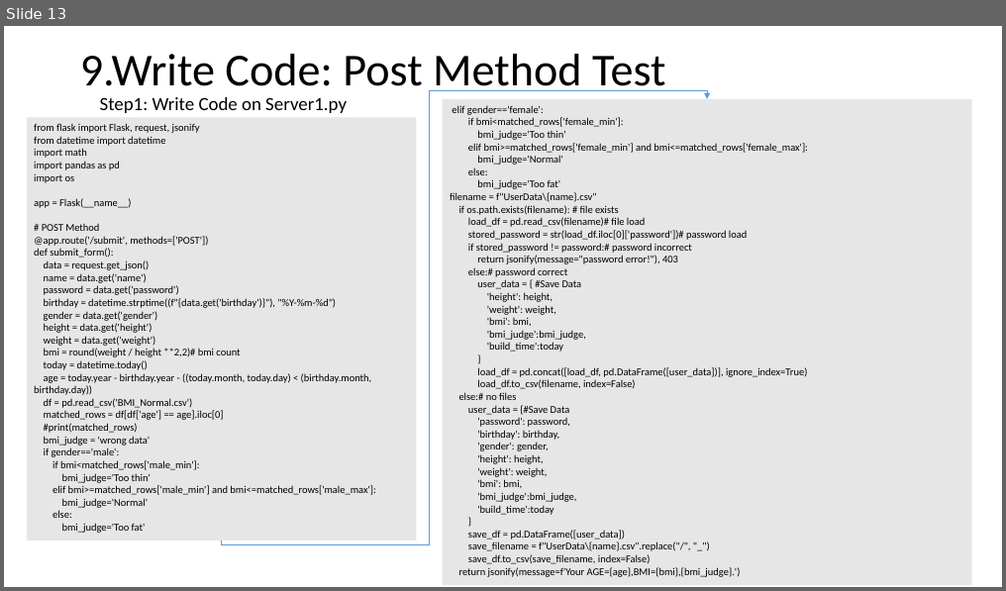
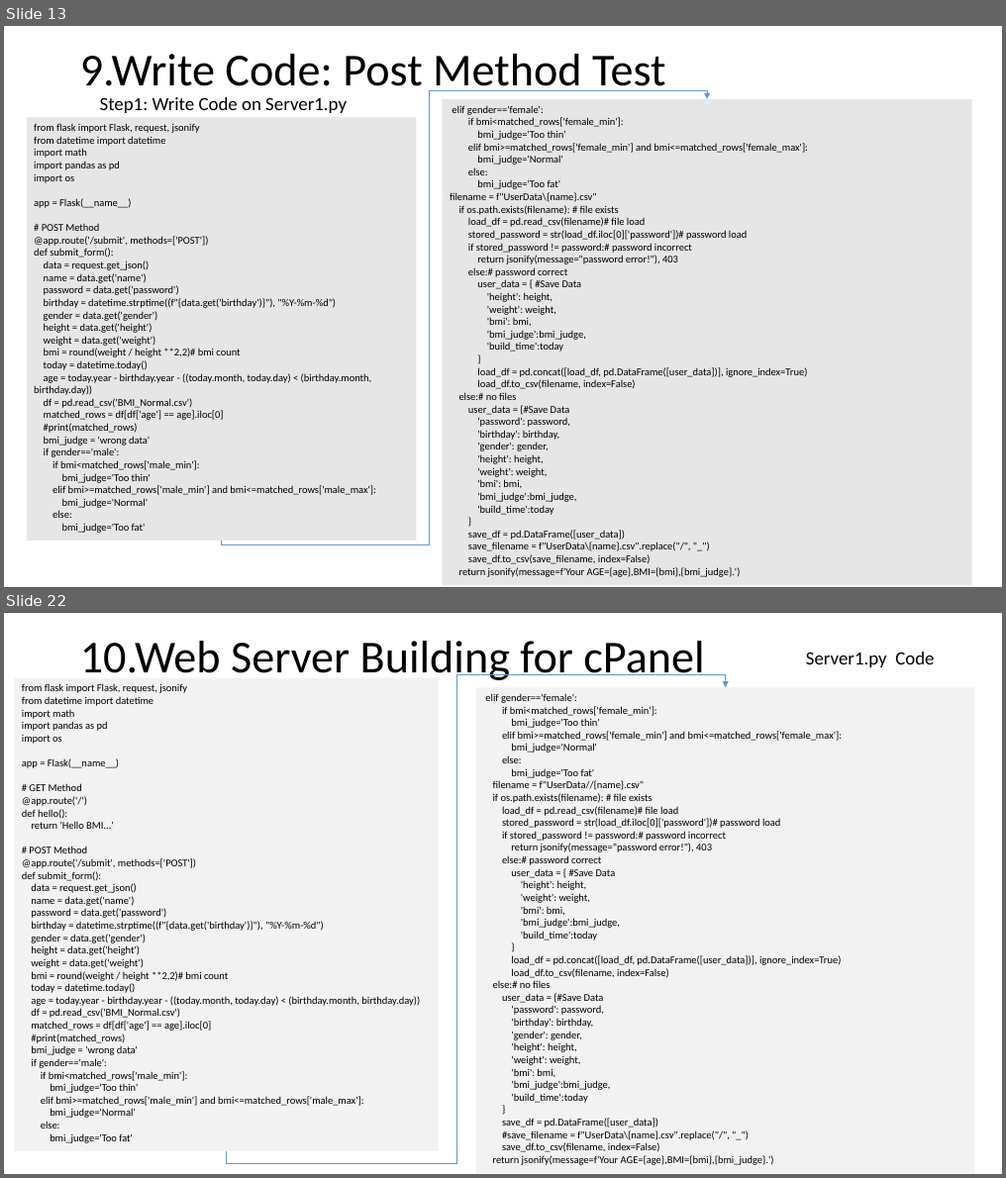
Before and after one commit to Chen-Wi-Ki/FlaskServerTeach, a slide deck: PythonFlask/Teach.pptx. Shown one above the other, each under a label of ours: slide 13 before the commit, slides 13 and 22 after it; the slides between them are not shown. The pictures are 1006x591 and 1006x1178 pixels, drawn with LibreOffice and Linux fonts; fonts in the diff are those of the drawing. Boxes give left, top, right and bottom in pixels: in the first picture for what was removed or moved away, otherwise in the second. Text is boxed around its words. In the diff, an @@ line names an element or a change of style, - is before the commit and + after.

Commit message:
Teach of Web Server Building for cPanel

```diff
--- a/PythonFlask/Teach.pptx
+++ b/PythonFlask/Teach.pptx
@@ slide 22 added at [4, 613, 1002, 1174], background #FFFFFF @@
@@ title added at [80, 641, 704, 683], 44 pt, text #000000 @@
+10.Web Server Building for cPanel
@@ text added at [806, 652, 934, 667], 18 pt, text #000000 @@
+Server1.py Code
@@ rectangle added at [15, 678, 439, 1152], fill #F2F2F2, 10 pt, text #000000 @@
+from flask import Flask, request, jsonify
+from datetime import datetime
+import math
+import pandas as pd
+import os
+app = Flask(__name__)
+# GET Method
+@app.route('/')
+def hello():
+return 'Hello BMI...'
+# POST Method
+@app.route('/submit', methods=['POST'])
+def submit_form():
+data = request.get_json()
+name = data.get('name')
+password = data.get('password')
+birthday = datetime.strptime((f"{data.get('birthday')}"), "%Y-%m-%d")
+gender = data.get('gender')
+height = data.get('height')
+weight = data.get('weight')
+bmi = round(weight / height **2,2)# bmi count
+today = datetime.today()
+age = today.year - birthday.year - ((today.month, today.day) < (birthday.month, birthday.day))
+df = pd.read_csv('BMI_Normal.csv')
+matched_rows = df[df['age'] == age].iloc[0]
+#print(matched_rows)
+bmi_judge = 'wrong data'
+if gender=='male':
+if bmi<matched_rows['male_min']:
+bmi_judge='Too thin'
+elif bmi>=matched_rows['male_min'] and bmi<=matched_rows['male_max']:
+bmi_judge='Normal'
+else:
+bmi_judge='Too fat'
@@ elbow arrow added from (227, 1152) to (726, 688), #5B9BD5 1 pt @@
@@ rectangle added at [476, 688, 976, 1174], fill #F2F2F2, 10 pt, text #000000 @@
+elif gender=='female':
+if bmi<matched_rows['female_min']:
+bmi_judge='Too thin'
+elif bmi>=matched_rows['female_min'] and bmi<=matched_rows['female_max']:
+bmi_judge='Normal'
+else:
+bmi_judge='Too fat'
+filename = f"UserData//{name}.csv"
+if os.path.exists(filename): # file exists
+load_df = pd.read_csv(filename)# file load
+stored_password = str(load_df.iloc[0]['password'])# password load
+if stored_password != password:# password incorrect
+return jsonify(message="password error!"), 403
+else:# password correct
+user_data = { #Save Data
+'height': height,
+'weight': weight,
+'bmi': bmi,
+'bmi_judge':bmi_judge,
+'build_time':today
+}
+load_df = pd.concat([load_df, pd.DataFrame([user_data])], ignore_index=True)
+load_df.to_csv(filename, index=False)
+else:# no files
+user_data = {#Save Data
+'password': password,
+'birthday': birthday,
+'gender': gender,
+'height': height,
+'weight': weight,
+'bmi': bmi,
+'bmi_judge':bmi_judge,
+'build_time':today
+}
+save_df = pd.DataFrame([user_data])
+#save_filename = f"UserData\{name}.csv".replace("/", "_")
+save_df.to_csv(filename, index=False)
+return jsonify(message=f'Your AGE={age},BMI={bmi},{bmi_judge}.')
```
Also in this commit, not shown: 1 slide changed, 7 other slides added.
